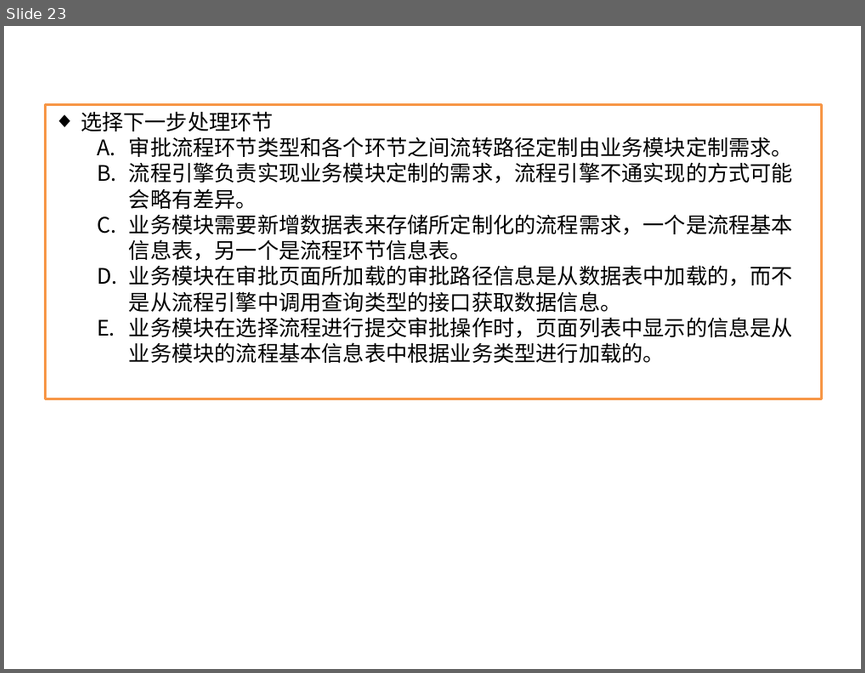
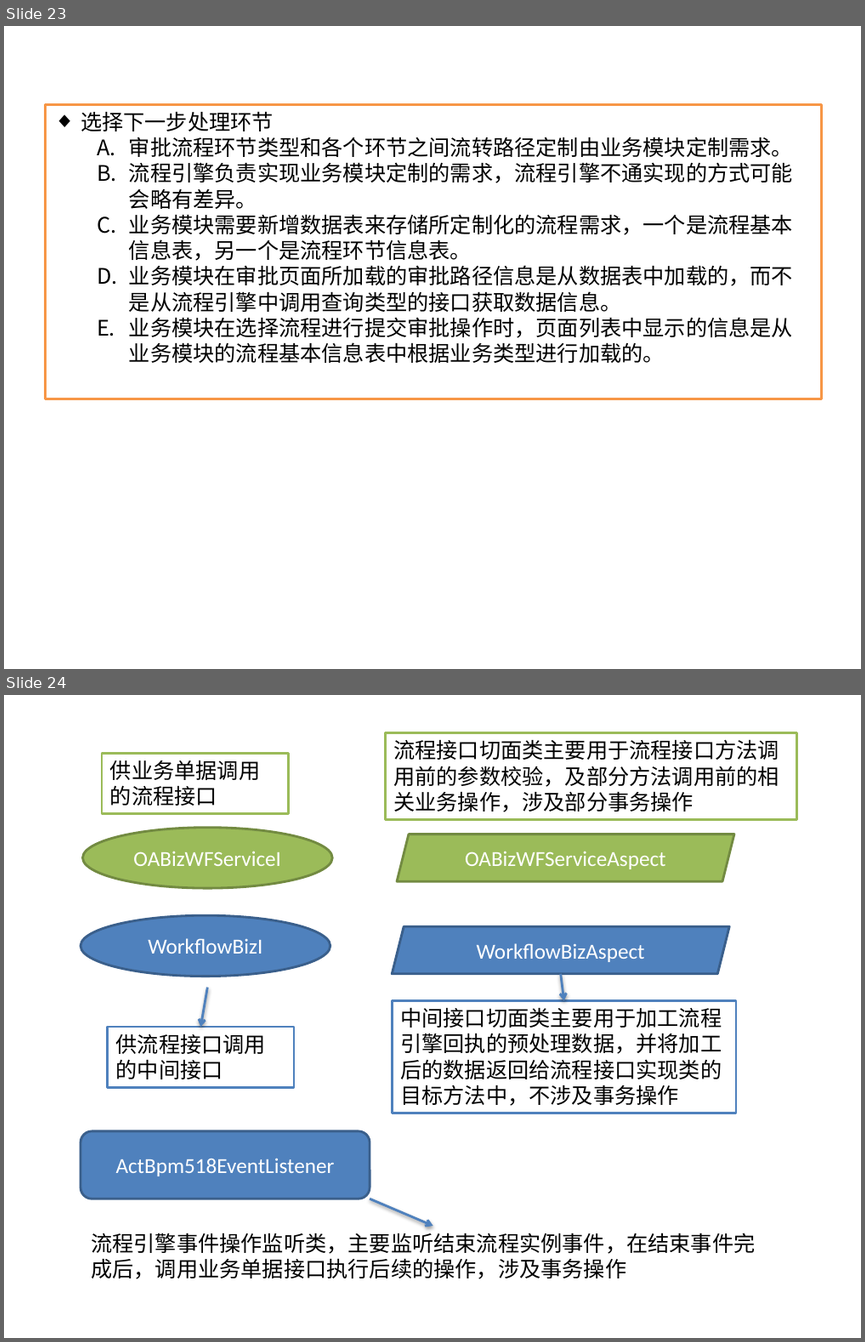
Before and after one commit to songzxDev/helloworld, a slide deck: WebContent/docs/BPM前期项目准备_20171026.pptx. Shown one above the other, each under a label of ours: slide 23 before the commit, slides 23 and 24 after it. The pictures are 865x673 and 865x1342 pixels, drawn with LibreOffice and Linux fonts; fonts in the diff are those of the drawing. Boxes give left, top, right and bottom in pixels: in the first picture for what was removed or moved away, otherwise in the second. Text is boxed around its words. In the diff, an @@ line names an element or a change of style, - is before the commit and + after.

```diff
--- a/WebContent/docs/BPM前期项目准备_20171026.pptx
+++ b/WebContent/docs/BPM前期项目准备_20171026.pptx
@@ slide 24 added at [4, 695, 861, 1338], background #FFFFFF @@
@@ rectangle added at [386, 732, 796, 819], fill #FFFFFF, outline #9BBB59 2 pt, 18 pt, text #000000 @@
+流程接口切面类主要用于流程接口方法调用前的参数校验，及部分方法调用前的相关业务操作，涉及部分事务操作
@@ rectangle added at [102, 754, 289, 814], fill #FFFFFF, outline #9BBB59 2 pt, 18 pt, text #000000 @@
+供业务单据调用的流程接口
@@ ellipse added at [83, 828, 332, 889], fill #9BBB59, outline #738A42 2 pt, 18 pt, text #FFFFFF @@
+OABizWFServiceI
@@ parallelogram added at [397, 834, 734, 881], fill #9BBB59, outline #738A42 2 pt, 18 pt, text #FFFFFF @@
+OABizWFServiceAspect
@@ ellipse added at [80, 915, 330, 976], fill #4F81BD, outline #3A5F8C 2 pt, 18 pt, text #FFFFFF @@
+WorkflowBizI
@@ parallelogram added at [392, 926, 730, 974], fill #4F81BD, outline #3A5F8C 2 pt, 18 pt, text #FFFFFF @@
+WorkflowBizAspect
@@ arrow added from (561, 974) to (563, 1001), #4F81BD 2 pt @@
@@ arrow added from (207, 987) to (201, 1027), #4F81BD 2 pt @@
@@ rectangle added at [392, 1001, 737, 1113], fill #FFFFFF, outline #4F81BD 2 pt, 18 pt, text #000000 @@
+中间接口切面类主要用于加工流程引擎回执的预处理数据，并将加工后的数据返回给流程接口实现类的目标方法中，不涉及事务操作
@@ rectangle added at [108, 1027, 295, 1088], fill #FFFFFF, outline #4F81BD 2 pt, 18 pt, text #000000 @@
+供流程接口调用的中间接口
@@ rounded rectangle added at [80, 1131, 369, 1199], fill #4F81BD, outline #3A5F8C 2 pt, 18 pt, text #FFFFFF @@
+ActBpm518EventListener
@@ arrow added from (370, 1199) to (433, 1225), #4F81BD 2 pt @@
@@ text added at [91, 1232, 755, 1279], 18 pt, text #000000 @@
+流程引擎事件操作监听类，主要监听结束流程实例事件，在结束事件完成后，调用业务单据接口执行后续的操作，涉及事务操作
```
Also in this commit, not shown: 2 other slides added, 1 other file.
